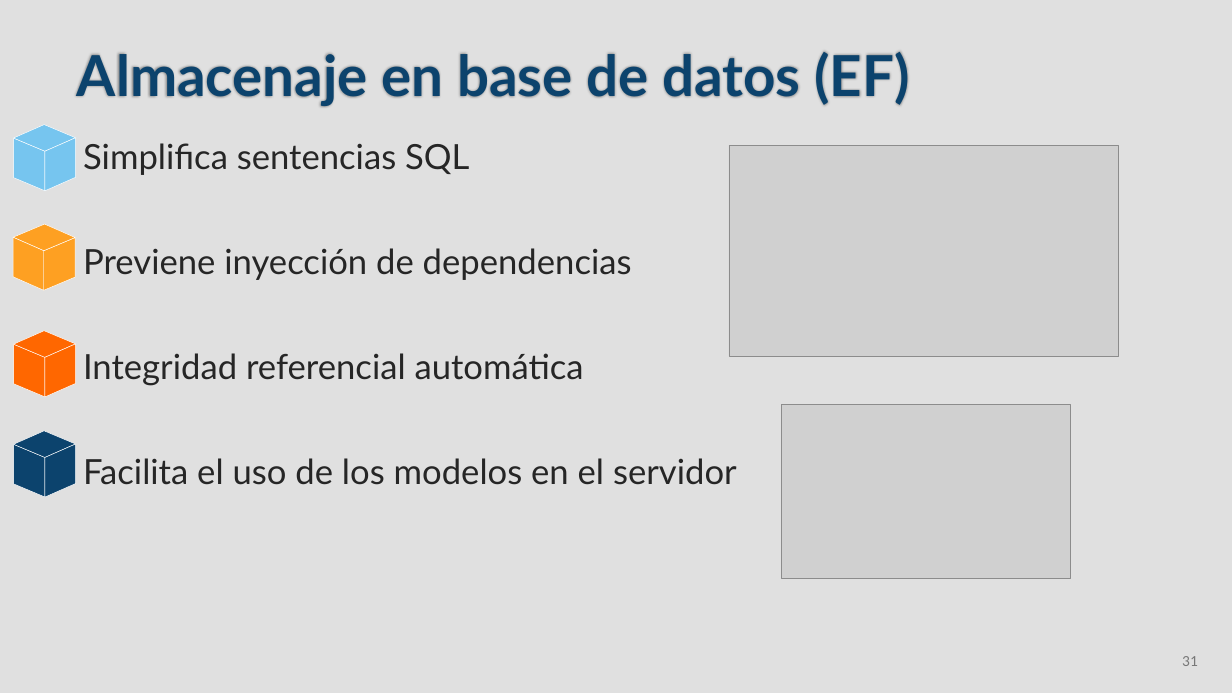
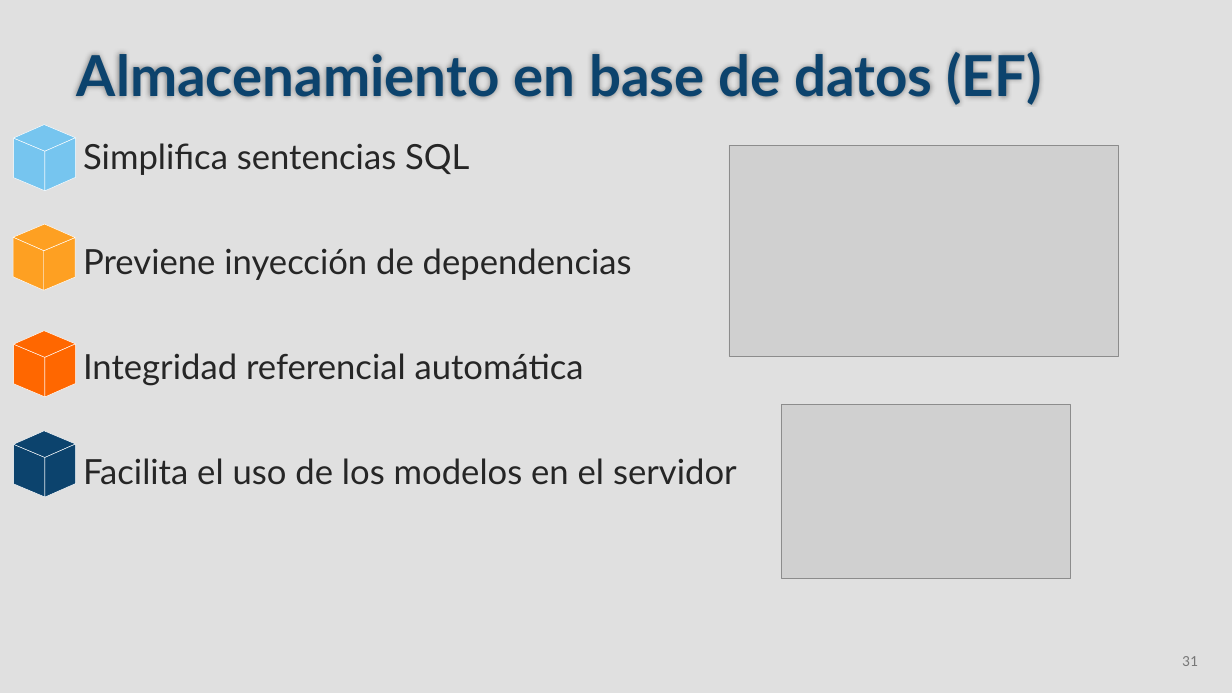
Before and after one commit to DavidBuenoCarmona/TFGinfo, a slide deck: slide 31 of Presentación/TFGinfo.pptx. Drawn at 1232x693 pixels with LibreOffice and Linux fonts; fonts in the diff are those of the drawing; grey boxes stand for pictures. Boxes give left, top, right and bottom in pixels: in the first picture for what was removed or moved away, otherwise in the second. Text is boxed around its words. In the diff, an @@ line names an element or a change of style, - is before the commit and + after.

```diff
--- a/Presentación/TFGinfo.pptx
+++ b/Presentación/TFGinfo.pptx
@@ free "Almacenamiento en base de datos ...": place and size @@
-free "Almacenamiento en base de datos ..." at (74, 49, 947, 99)
+free "Almacenamiento en base de datos ..." at (74, 49, 1071, 99)
@@ text in free at (77, 52, 1041, 105): text changed @@
-Almacenaje en base de datos (EF)
+Almacenamiento en base de datos (EF)
```
Also in this commit, not shown: 6 other slides changed, 2 slides added.
